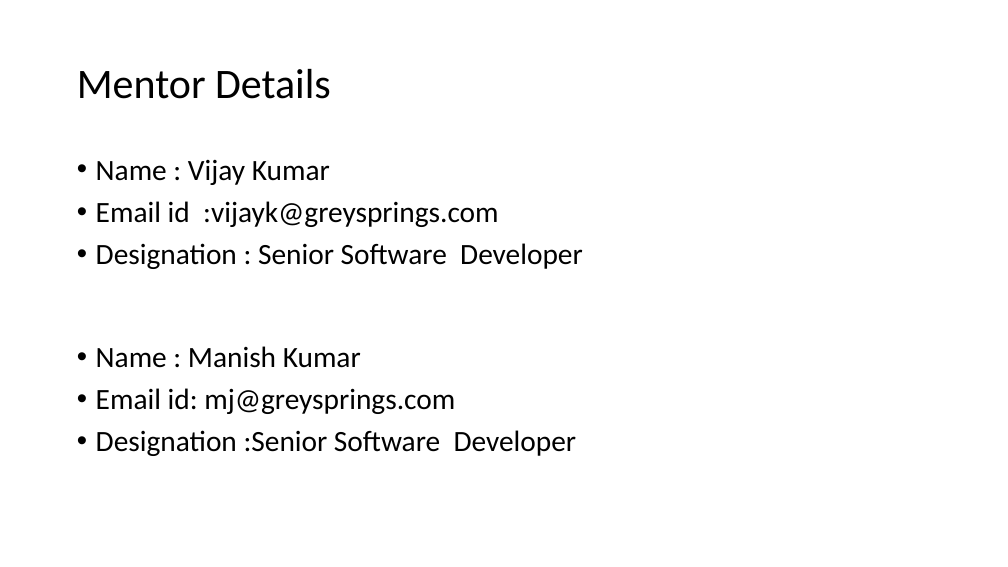
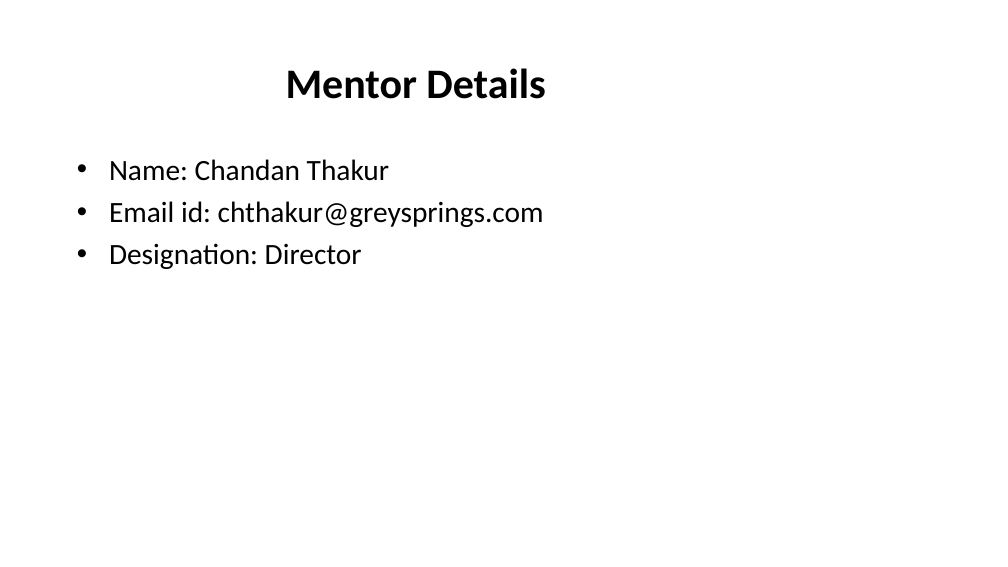
Before and after one commit to thakurshilpa/Places, a slide deck: slide 2 of doc/nearby_location.pptx. Drawn at 1008x567 pixels with LibreOffice and Linux fonts; fonts in the diff are those of the drawing. Boxes give left, top, right and bottom in pixels: in the first picture for what was removed or moved away, otherwise in the second. Text is boxed around its words. In the diff, an @@ line names an element or a change of style, - is before the commit and + after.

Commit message:
formatting

```diff
--- a/doc/nearby_location.pptx
+++ b/doc/nearby_location.pptx
@@ title "Mentor Details" at [286, 68, 545, 99]: bold on @@
@@ text at [109, 159, 544, 269]: text changed @@
-• Name : Vijay Kumar
-• Email id :vijayk@greysprings.com
-• Designation : Senior Software Developer
-• Name : Manish Kumar
-• Email id: mj@greysprings.com
-• Designation :Senior Software Developer
+• Name: Chandan Thakur
+• Email id: chthakur@greysprings.com
+• Designation: Director
```
Also in this commit, not shown: 10 other slides changed.
